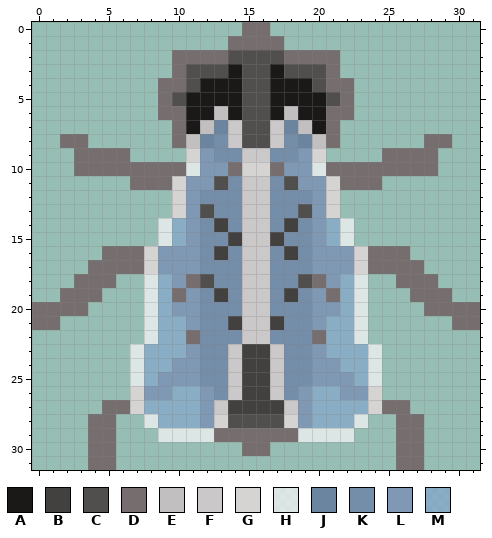
File history of a pixel-art sprite, Assets/1_Sprites/Insect_Gnat_v_01_01.png. The picture above was drawn from the file before the commit.
The file is 32x32 pixels. Colours within 5 levels of each other are drawn and written as one.
Palette (. is transparent): A #1b1818  B #434040  C #514e4e  D #766e6e  E #c1bfbf  F #cac8c8  G #d6d3d3  H #f4f4f4bf  J #6b849f  K #748da9  L #7f98b4  M #83a7cbbf
And afterwards:
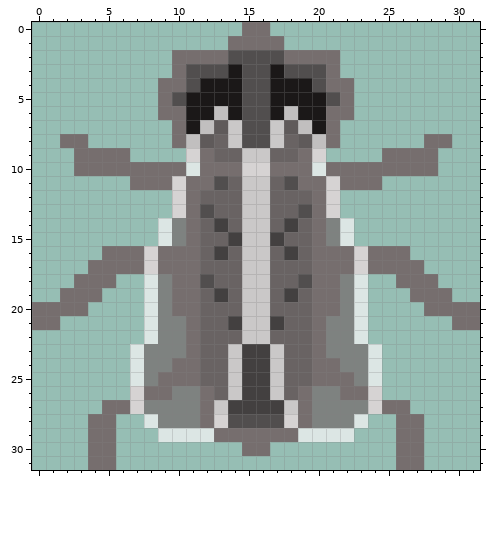
Diff:
colour J: #6b849f -> #5f5a5a
colour K: #748da9 -> #696363
colour M: #83a7cbbf -> #766e6ebf
Changed rows in their new state; - is a pixel that keeps its letter.
first column x 8:
 9 ----D------D----
10 ----DD----DD----
11 ---DD------DD---
12 ---D--------D---
13 ---D--------D---
14 ---D--------D---
15 ---D--------D---
16 -DDD--------DDD-
17 -DDD--------DDD-
18 --D----------D--
19 ---D--------D---
20 --DD--------DD--
21 ---D--------D---
23 ---D--------D---
24 --DD--------DD--
25 -DDD--------DDD-
26 DD--D------D--DD
27 ----D------D----
28 ----D------D----
Boxes around the changes in both pictures, in picture pixels (x1, y1, x2, y2):
changed: (144, 120, 368, 428)
